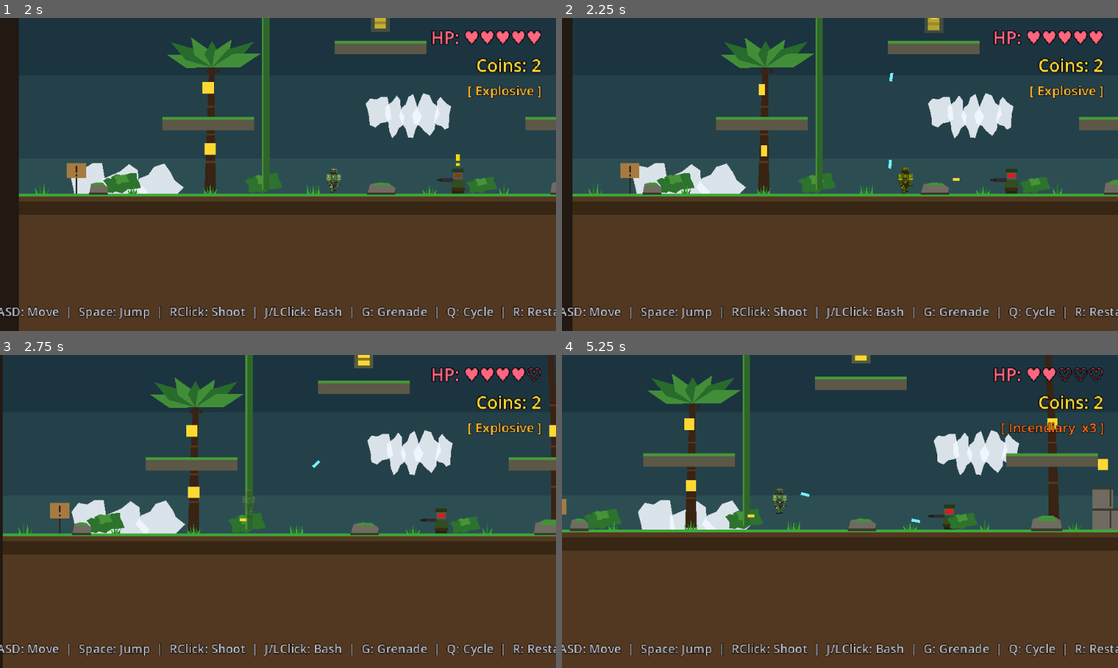
Above: before the commit, frames 1-4 (two rows, left to right).
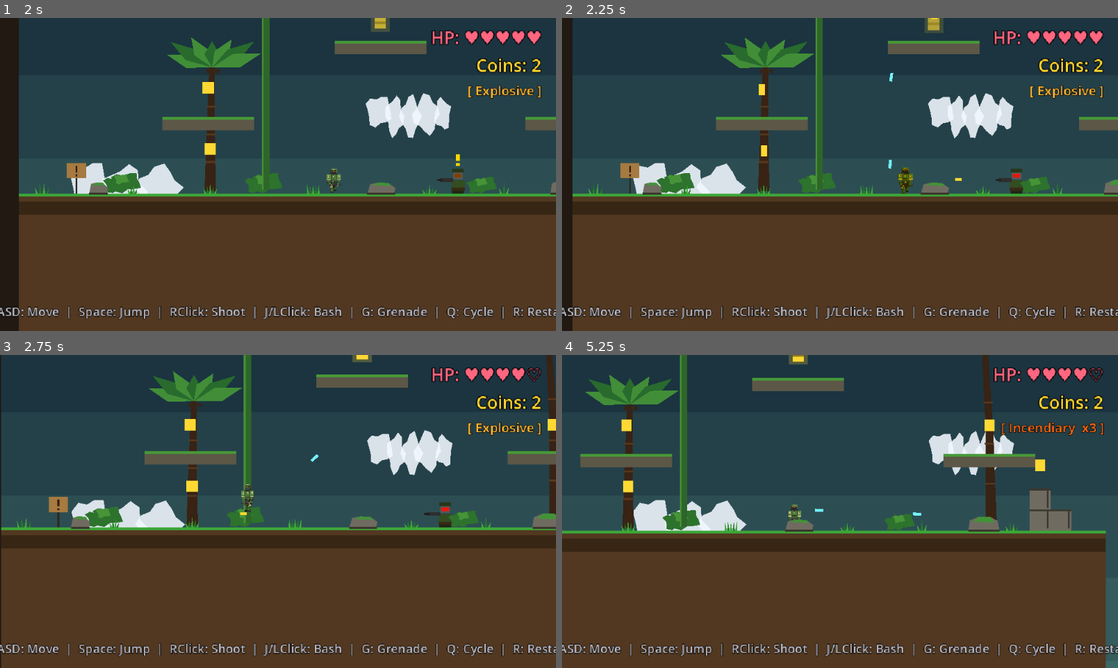
Above: after the commit, the same moments.

Repository: Crapula1/2d-platformer
Game: Godot game, scene res://scenes/Main.tscn
Two runs of this game, one before a commit and one after it. Both use one fixed random seed, a clock stepped at 60 frames per second and the inputs below.
Inputs (mouse positions are in pixels of both pictures, inside the frame that each line leads up to):
- Up to frame 1 (2 s): move the mouse to (400, 158) at 0.52 s; hold Right mouse button (shoot) 0.53-1.28 s; hold D (move_right) from 0.53 s (still down); tap J (attack) at 0.6, 1.55 s; tap Space (jump) at 0.77, 1.52 s; move the mouse to (166, 190) at 1.27 s; right-click (166, 190) at 1.35 s
- Up to frame 2 (2.25 s): move the mouse to (895, 105) at 2.02 s; release D (move_right) at 2.03 s; hold A (move_left) from 2.03 s (still down); hold Right mouse button (shoot) from 2.03 s (still down); tap J (attack) at 2.1 s
- Up to frame 3 (2.75 s): keep holding A (move_left); keep holding Right mouse button (shoot)
- Up to frame 4 (5.25 s): move the mouse to (812, 574) at 2.77 s; release A (move_left) at 2.78 s; release Right mouse button (shoot) at 2.78 s; hold D (move_right) 2.78-4.28 s; tap S (crouch) at 2.85 s; tap Space (jump) at 3.02, 3.77, 4.52 s; tap J (attack) at 3.05, 4.55 s; move the mouse to (1006, 558) at 3.52 s; hold Right mouse button (shoot) 3.53-4.28 s; tap Q (cycle_grenade) at 3.6 s; move the mouse to (673, 464) at 4.27 s; hold A (move_left) 4.28-5.03 s; tap E (interact) at 4.35 s; move the mouse to (867, 511) at 5.02 s; hold D (move_right) from 5.03 s (still down); hold Right mouse button (shoot) from 5.03 s (still down)

Frame 1 is identical in both runs. In frame 2, 0.2% of the frame differs, in the area x 70-83%, y 48-57%; in frame 3, 12%; in frame 4, 15%, in the area x 0-100%, y 0-100%.

Commit message:
feat: smarter soldiers + JetTrooper mini-boss with tracking jetpack
RangeSoldier:
- Lead-target shooting (was strictly horizontal) — now predicts the
  player's position over the bullet's flight time and aims accordingly,
  clamped to the facing hemisphere so they can't shoot backward.
- Light combat strafe — sine-driven sidestep keeps them less stationary.

New JetTrooper enemy (mini-boss):
- Hovers via a steering-style jetpack (seek + damping), ignores gravity
  while alive, drops under gravity on death.
- 2D pursuit: hovers above the player's head at preferred distance/altitude
  and side-flanks them in attack range.
- Burst-fire with target leading + small spread.
- State machine: IDLE -> ALERT -> CHASE -> ATTACK with a STAGGER on hit.
- Visible thrust flame pulse, cyan->orange->red visor by state, antenna,
  explosive death effect.
- Larger sprite (20x30), beefier HP, separate scene/script.

Placed two JetTroopers in level 1: one patrolling over the big pit
gauntlet (10 HP), one guarding the exit (14 HP).

Co-Authored-By: Claude Opus 4.7 <noreply@anthropic.com>

Diff:
--- /dev/null
+++ b/scenes/JetTrooper.tscn
@@ -0,0 +1,160 @@
+[gd_scene load_steps=4 format=3]
+
+[ext_resource type="Script" path="res://scripts/JetTrooper.gd" id="1_jet"]
+
+[sub_resource type="RectangleShape2D" id="body_shape"]
+size = Vector2(20, 30)
+
+[sub_resource type="RectangleShape2D" id="hurt_shape"]
+size = Vector2(22, 30)
+
+[node name="JetTrooper" type="CharacterBody2D"]
+collision_layer = 12
+collision_mask = 1
+script = ExtResource("1_jet")
+
+[node name="Body" type="Node2D" parent="."]
+
+[node name="Backpack" type="ColorRect" parent="Body"]
+offset_left = -12.0
+offset_top = -8.0
+offset_right = -6.0
+offset_bottom = 8.0
+color = Color(0.18, 0.22, 0.30, 1)
+
+[node name="BackpackRim" type="ColorRect" parent="Body"]
+offset_left = -12.0
+offset_top = -8.0
+offset_right = -6.0
+offset_bottom = -6.0
+color = Color(0.35, 0.55, 0.85, 1)
+
+[node name="ThrusterL" type="ColorRect" parent="Body"]
+offset_left = -11.0
+offset_top = 8.0
+offset_right = -8.0
+offset_bottom = 12.0
+color = Color(0.45, 0.45, 0.50, 1)
+
+[node name="ThrusterR" type="ColorRect" parent="Body"]
+offset_left = -8.0
+offset_top = 8.0
+offset_right = -5.0
+offset_bottom = 12.0
+color = Color(0.45, 0.45, 0.50, 1)
+
+[node name="ThrustFlame" type="Polygon2D" parent="Body"]
+color = Color(1.0, 0.55, 0.12, 0.95)
+polygon = PackedVector2Array(-11, 12, -5, 12, -6, 22, -8, 28, -10, 22)
+
+[node name="Legs" type="ColorRect" parent="Body"]
+offset_left = -5.0
+offset_top = 10.0
+offset_right = 7.0
+offset_bottom = 14.0
+color = Color(0.10, 0.13, 0.18, 1)
+
+[node name="Belt" type="ColorRect" parent="Body"]
+offset_left = -6.0
+offset_top = 7.0
+offset_right = 8.0
+offset_bottom = 10.0
+color = Color(0.22, 0.17, 0.08, 1)
+
+[node name="Torso" type="ColorRect" parent="Body"]
+offset_left = -6.0
+offset_top = -2.0
+offset_right = 8.0
+offset_bottom = 7.0
+color = Color(0.22, 0.30, 0.42, 1)
+
+[node name="ChestStripe" type="ColorRect" parent="Body"]
+offset_left = -1.0
+offset_top = -2.0
+offset_right = 3.0
+offset_bottom = 7.0
+color = Color(0.95, 0.65, 0.15, 1)
+
+[node name="Faceplate" type="ColorRect" parent="Body"]
+offset_left = -4.0
+offset_top = -10.0
+offset_right = 6.0
+offset_bottom = -2.0
+color = Color(0.42, 0.42, 0.46, 1)
+
+[node name="Visor" type="ColorRect" parent="Body"]
+offset_left = -3.0
+offset_top = -9.0
+offset_right = 5.0
+offset_bottom = -5.0
+color = Color(0.10, 0.35, 0.55, 1)
+
+[node name="Helmet" type="ColorRect" parent="Body"]
+offset_left = -5.0
+offset_top = -14.0
+offset_right = 7.0
+offset_bottom = -10.0
+color = Color(0.16, 0.22, 0.32, 1)
+
+[node name="Antenna" type="ColorRect" parent="Body"]
+offset_left = 5.0
+offset_top = -19.0
+offset_right = 6.0
+offset_bottom = -14.0
+color = Color(0.30, 0.30, 0.32, 1)
+
+[node name="AntennaTip" type="ColorRect" parent="Body"]
+offset_left = 4.0
+offset_top = -20.0
+offset_right = 7.0
+offset_bottom = -18.0
+color = Color(1.0, 0.30, 0.10, 1)
+
+[node name="Gun" type="ColorRect" parent="Body"]
+offset_left = 6.0
+offset_top = -3.0
+offset_right = 22.0
+offset_bottom = 1.0
+color = Color(0.16, 0.16, 0.18, 1)
+
+[node name="GunBarrel" type="ColorRect" parent="Body"]
+offset_left = 18.0
+offset_top = -2.0
+offset_right = 26.0
+offset_bottom = 0.0
+color = Color(0.10, 0.10, 0.12, 1)
+
+[node name="GunMuzzle" type="Marker2D" parent="Body"]
+position = Vector2(26, -1)
+
+[node name="AlertIndicator" type="Node2D" parent="."]
+position = Vector2(0, -26)
+visible = false
+
+[node name="Dot" type="ColorRect" parent="AlertIndicator"]
+offset_left = -2.0
+offset_top = 3.0
+offset_right = 2.0
+offset_bottom = 6.0
+color = Color(1.0, 0.85, 0.0, 1)
+
+[node name="Bar" type="ColorRect" parent="AlertIndicator"]
+offset_left = -2.0
+offset_top = -6.0
+offset_right = 2.0
+offset_bottom = 1.0
+color = Color(1.0, 0.85, 0.0, 1)
+
+[node name="CollisionShape2D" type="CollisionShape2D" parent="."]
+shape = SubResource("body_shape")
+
+[node name="SightRay" type="RayCast2D" parent="."]
+target_position = Vector2(360, 0)
+collision_mask = 3
+
+[node name="Hurtbox" type="Area2D" parent="."]
+collision_layer = 4
+collision_mask = 32
+
+[node name="CollisionShape2D" type="CollisionShape2D" parent="Hurtbox"]
+shape = SubResource("hurt_shape")
--- /dev/null
+++ b/scripts/JetTrooper.gd
@@ -0,0 +1,304 @@
+extends CharacterBody2D
+class_name JetTrooper
+
+# Jetpack mini-boss. Hovers, chases the player in 2D, leads shots, and only
+# falls under gravity once it dies.
+
+enum State { IDLE, ALERT, CHASE, ATTACK, STAGGER, DEAD }
+
+@export var max_health: int = 9
+@export var contact_damage: int = 1
+@export var bullet_damage: int = 1
+@export var bullet_speed: float = 340.0
+
+@export var sight_range: float = 360.0
+@export var attack_range: float = 300.0
+@export var preferred_distance: float = 180.0
+@export var preferred_altitude: float = -60.0  # hover above the player's head
+
+@export var thrust_force: float = 720.0
+@export var max_speed: float = 200.0
+@export var damping: float = 4.5
+@export var hover_bob_amp: float = 6.0
+
+@export var fire_rate: float = 1.4
+@export var burst_count: int = 3
+@export var burst_interval: float = 0.12
+@export var burst_cooldown: float = 0.9
+@export var spread: float = 0.06
+
+@export var alert_time: float = 0.45
+@export var stagger_time: float = 0.35
+
+const BULLET_SCENE = preload("res://scenes/Bullet.tscn")
+const EXPLOSIVE_EFFECT_SCENE = preload("res://scenes/ExplosiveEffect.tscn")
+
+var gravity: float = ProjectSettings.get_setting("physics/2d/default_gravity")
+var state: State = State.IDLE
+var current_health: int
+var is_dead: bool = false
+var direction: int = 1
+var start_position: Vector2
+var player: Player = null
+var fire_timer: float = 0.0
+var alert_timer: float = 0.0
+var stagger_timer: float = 0.0
+var burst_left: int = 0
+var burst_timer: float = 0.0
+var bob_phase: float = 0.0
+
+@onready var body_visual: Node2D = $Body
+@onready var visor: ColorRect = $Body/Visor
+@onready var gun_muzzle: Marker2D = $Body/GunMuzzle
+@onready var thrust_flame: Polygon2D = $Body/ThrustFlame
+@onready var alert_indicator: Node2D = $AlertIndicator
+@onready var sight_ray: RayCast2D = $SightRay
+
+func _ready() -> void:
+	current_health = max_health
+	start_position = global_position
+	bob_phase = randf() * TAU
+	add_to_group("enemy")
+	_find_player()
+
+func _find_player() -> void:
+	player = get_tree().get_first_node_in_group("player") as Player
+
+func _physics_process(delta: float) -> void:
+	if is_dead:
+		velocity.y += gravity * delta
+		velocity.x = move_toward(velocity.x, 0, 200 * delta)
+		move_and_slide()
+		return
+
+	if player == null or not is_instance_valid(player):
+		_find_player()
+
+	_update_timers(delta)
+	_update_state()
+	_run_state(delta)
+	velocity.x = clampf(velocity.x, -max_speed, max_speed)
+	velocity.y = clampf(velocity.y, -max_speed, max_speed)
+	move_and_slide()
+	_update_visuals(delta)
+
+func _update_timers(delta: float) -> void:
+	bob_phase += delta * 3.2
+	if fire_timer > 0: fire_timer -= delta
+	if alert_timer > 0: alert_timer -= delta
+	if stagger_timer > 0: stagger_timer -= delta
+	if burst_timer > 0: burst_timer -= delta
+
+func _update_state() -> void:
+	if stagger_timer > 0:
+		_set_state(State.STAGGER)
+		return
+	if player == null or player.is_dead:
+		_set_state(State.IDLE)
+		return
+
+	var dist: float = global_position.distance_to(player.global_position)
+	var can_see: bool = _has_line_of_sight(dist)
+
+	match state:
+		State.IDLE:
+			if can_see and dist <= sight_range:
+				_set_state(State.ALERT)
+		State.ALERT:
+			if alert_timer <= 0:
+				_set_state(State.CHASE)
+		State.CHASE:
+			if dist > sight_range * 1.4:
+				_set_state(State.IDLE)
+			elif can_see and dist <= attack_range:
+				_set_state(State.ATTACK)
+		State.ATTACK:
+			if not can_see or dist > attack_range * 1.2:
+				_set_state(State.CHASE)
+		State.STAGGER:
+			if stagger_timer <= 0:
+				_set_state(State.CHASE)
+		_:
+			pass
+
+func _set_state(new_state: State) -> void:
+	if new_state == state:
+		return
+	state = new_state
+	match state:
+		State.IDLE:
+			alert_indicator.visible = false
+		State.ALERT:
+			alert_timer = alert_time
+			alert_indicator.visible = true
+			fire_timer = alert_time + 0.1
+		State.CHASE:
+			alert_indicator.visible = false
+		State.ATTACK:
+			alert_indicator.visible = false
+		State.STAGGER:
+			alert_indicator.visible = false
+
+func _run_state(delta: float) -> void:
+	match state:
+		State.IDLE:
+			_hover_to(start_position, delta, 0.45)
+		State.ALERT:
+			# Brace + face the player while the alert plays out.
+			if player:
+				direction = int(sign(player.global_position.x - global_position.x))
+				if direction == 0: direction = 1
+			_hover_to(global_position, delta, 0.9)
+		State.CHASE:
+			_chase(delta)
+		State.ATTACK:
+			_attack(delta)
+		State.STAGGER:
+			# Cut thrust briefly — the trooper sags.
+			velocity.y = move_toward(velocity.y, 80.0, thrust_force * 0.5 * delta)
+			velocity.x = move_toward(velocity.x, 0, thrust_force * delta)
+
+func _chase(delta: float) -> void:
+	if player == null: return
+	var target: Vector2 = player.global_position + Vector2(0, preferred_altitude)
+	_thrust_toward(target, delta)
+	direction = int(sign(player.global_position.x - global_position.x))
+	if direction == 0: direction = 1
+
+func _attack(delta: float) -> void:
+	if player == null: return
+	# Hold preferred distance off the player's flank at altitude.
+	var side: int = -1 if global_position.x < player.global_position.x else 1
+	# If we are very close, side flips to push us back out; if far, stay close.
+	var target: Vector2 = player.global_position + Vector2(side * preferred_distance, preferred_altitude)
+	# Add a bob so we don't sit perfectly still and become trivial.
+	target.y += sin(bob_phase) * hover_bob_amp
+	_thrust_toward(target, delta, 0.85)
+	direction = int(sign(player.global_position.x - global_position.x))
+	if direction == 0: direction = 1
+	_try_fire()
+
+func _hover_to(target: Vector2, delta: float, strength: float = 0.6) -> void:
+	_thrust_toward(target + Vector2(0, sin(bob_phase) * hover_bob_amp), delta, strength)
+
+func _thrust_toward(target: Vector2, delta: float, strength: float = 1.0) -> void:
+	var to_target: Vector2 = target - global_position
+	var desired: Vector2 = to_target.limit_length(max_speed)
+	# Steer current velocity toward desired (seek behavior with damping).
+	var steer: Vector2 = (desired - velocity) * strength
+	velocity += steer.limit_length(thrust_force * delta)
+	# Damping so we settle instead of overshooting forever.
+	velocity = velocity.move_toward(Vector2.ZERO, damping * delta)
+	# Always counter gravity since we're a jetpack unit.
+	# (No additional gravity applied — we ignore it while alive.)
+
+func _try_fire() -> void:
+	if burst_left > 0 and burst_timer <= 0:
+		_shoot()
+		burst_left -= 1
+		burst_timer = burst_interval
+		if burst_left == 0:
+			fire_timer = burst_cooldown
+	elif burst_left == 0 and fire_timer <= 0:
+		burst_left = burst_count
+		burst_timer = 0.0
+
+func _shoot() -> void:
+	if player == null: return
+	var bullet := BULLET_SCENE.instantiate() as Area2D
+	get_parent().add_child(bullet)
+	bullet.global_position = gun_muzzle.global_position
+
+	# Lead the target.
+	var to_p: Vector2 = player.global_position - gun_muzzle.global_position
+	var t: float = clampf(to_p.length() / bullet_speed, 0.0, 0.7)
+	var predicted: Vector2 = player.global_position + player.velocity * t
+	var aim: Vector2 = (predicted - gun_muzzle.global_position).normalized()
+	if spread > 0.0:
+		var ang: float = aim.angle() + randf_range(-spread, spread)
+		aim = Vector2(cos(ang), sin(ang))
+	bullet.setup(aim, bullet_speed, bullet_damage)
+
+func _has_line_of_sight(dist: float) -> bool:
+	if player == null or dist > sight_range:
+		return false
+	sight_ray.target_position = to_local(player.global_position)
+	sight_ray.force_raycast_update()
+	if not sight_ray.is_colliding():
+		return true
+	return sight_ray.get_collider() == player
+
+func get_damage() -> int:
+	return contact_damage
+
+func take_damage(amount: int, source_pos: Vector2) -> void:
+	if is_dead:
+		return
+	current_health -= amount
+	stagger_timer = stagger_time
+
+	var knockback: Vector2 = (global_position - source_pos).normalized() * 180.0
+	velocity = velocity * 0.4 + knockback
+	_flash_hit()
+	if current_health <= 0:
+		_die()
+
+func stun(duration: float) -> void:
+	if is_dead: return
+	stagger_timer = maxf(stagger_timer, duration)
+	body_visual.modulate = Color(0.45, 0.85, 2.0)
+	get_tree().create_timer(0.12).timeout.connect(func() -> void:
+		if is_instance_valid(self) and not is_dead:
+			body_visual.modulate = Color.WHITE
+	)
+
+func _flash_hit() -> void:
+	body_visual.modulate = Color(2.5, 2.5, 2.5)
+	get_tree().create_timer(0.07).timeout.connect(func() -> void:
+		if is_instance_valid(self) and not is_dead:
+			body_visual.modulate = Color.WHITE
+	)
+
+func _die() -> void:
+	is_dead = true
+	body_visual.modulate = Color(0.4, 0.4, 0.4)
+	thrust_flame.visible = false
+	alert_indicator.visible = false
+	$CollisionShape2D.set_deferred("disabled", true)
+	$Hurtbox/CollisionShape2D.set_deferred("disabled", true)
+	collision_layer = 0
+	collision_mask = 1
+	# Spectacular finish — explosive effect on death.
+	var fx := EXPLOSIVE_EFFECT_SCENE.instantiate() as Node2D
+	get_parent().add_child(fx)
+	fx.global_position = global_position
+	get_tree().create_timer(1.6).timeout.connect(func() -> void:
+		if is_instance_valid(self): queue_free()
+	)
+
+func _update_visuals(delta: float) -> void:
+	body_visual.scale.x = float(direction)
+
+	if is_dead:
+		return
+
+	# Pulse the thrust flame for life.
+	var t := 0.85 + 0.35 * sin(Time.get_ticks_msec() * 0.045)
+	thrust_flame.scale = Vector2(1.0, t)
+	thrust_flame.visible = state != State.STAGGER
+
+	match state:
+		State.IDLE:
+			visor.color = Color(0.10, 0.35, 0.55)
+		State.ALERT:
+			# Cyan blink
+			var c: float = 0.5 + 0.5 * sin(Time.get_ticks_msec() * 0.025)
+			visor.color = Color(0.2, 0.6 + c * 0.4, 1.0)
+		State.CHASE:
+			visor.color = Color(1.0, 0.55, 0.15)
+		State.ATTACK:
+			visor.color = Color(1.0, 0.18, 0.12)
+		State.STAGGER:
+			visor.color = Color(0.4, 0.4, 0.4)
+		_:
+			pass
--- a/scripts/Level.gd
+++ b/scripts/Level.gd
@@ -11,6 +11,7 @@
 const MOVING_PLATFORM_SCRIPT := preload("res://scripts/MovingPlatform.gd")
 const BREAK_PLATFORM_SCRIPT  := preload("res://scripts/BreakPlatform.gd")
 const RANGE_SOLDIER_SCENE    := preload("res://scenes/RangeSoldier.tscn")
+const JET_TROOPER_SCENE      := preload("res://scenes/JetTrooper.tscn")
 const COIN_SCENE             := preload("res://scenes/Coin.tscn")
 const SPIKE_SCENE            := preload("res://scenes/Spike.tscn")
 const POWERUP_SCENE          := preload("res://scenes/PowerUp.tscn")
@@ -444,6 +445,13 @@
 	# A range soldier rooted in place — sees and shoots, doesn't wander.
 	_add_soldier(x, y, 1.0, 0.0)
 
+func _add_jet_trooper(x: float, y: float, hp: int = 9) -> void:
+	# Mini-boss: hovers, chases in 2D, fires lead shots.
+	var jt := JET_TROOPER_SCENE.instantiate() as JetTrooper
+	jt.position = Vector2(x, y)
+	jt.max_health = hp
+	$Enemies.add_child(jt)
+
 func _add_coin(x: float, y: float) -> void:
 	var c := COIN_SCENE.instantiate()
 	c.position = Vector2(x, y)
@@ -1013,6 +1021,9 @@
 	# Hanging cable + pipe over the pit
 	_add_branch_h(3520.0, 60.0, 960.0)
 
+	# Mini-boss: a jet trooper patrols the airspace above the long pit.
+	_add_jet_trooper(4000.0, 180.0, 10)
+
 # -----------------------------------------------------------------------------
 # Section G — Mixed challenge (4500..5200): mixed platforms, enemies,
 # Lever + Door gating the end, pulsing electric between high platforms.
@@ -1101,6 +1112,9 @@
 
 	# Final grenade resupply right before the exit
 	_add_grenade_pickup(5780.0, 366.0, 0)
+
+	# Final mini-boss guarding the exit — heavier jet trooper.
+	_add_jet_trooper(5800.0, 200.0, 14)
 
 	# Exit door
 	_add_exit(5900.0, 370.0)
--- a/scripts/RangeSoldier.gd
+++ b/scripts/RangeSoldier.gd
@@ -155,9 +155,13 @@
 		direction = sign(player.global_position.x - global_position.x)
 
 func _combat() -> void:
-	velocity.x = move_toward(velocity.x, 0, 500)
 	if player:
 		direction = sign(player.global_position.x - global_position.x)
+		# Light strafe — sidestep to keep the player guessing.
+		var strafe := sin(Time.get_ticks_msec() * 0.004) * patrol_speed * 0.55
+		velocity.x = move_toward(velocity.x, strafe, 400)
+	else:
+		velocity.x = move_toward(velocity.x, 0, 500)
 	if fire_timer <= 0:
 		_shoot(0.0)
 		fire_timer = 1.0 / fire_rate
@@ -177,10 +181,22 @@
 	get_parent().add_child(bullet)
 	bullet.global_position = gun_muzzle.global_position
 
+	# Lead the target: aim at where the player will be in the bullet's flight time.
 	var shoot_dir := Vector2(float(direction), 0)
+	if player != null:
+		var to_p: Vector2 = player.global_position - gun_muzzle.global_position
+		var t: float = clampf(to_p.length() / bullet_speed, 0.0, 0.6)
+		var predicted: Vector2 = player.global_position + player.velocity * t
+		var aim: Vector2 = (predicted - gun_muzzle.global_position)
+		if aim.length() > 1.0:
+			shoot_dir = aim.normalized()
+			# Don't fire backward — clamp to facing hemisphere.
+			if sign(shoot_dir.x) != direction and direction != 0:
+				shoot_dir.x = float(direction) * 0.35
+				shoot_dir = shoot_dir.normalized()
 	if spread > 0:
-		shoot_dir.y = randf_range(-spread, spread)
-		shoot_dir = shoot_dir.normalized()
+		var ang: float = shoot_dir.angle() + randf_range(-spread, spread)
+		shoot_dir = Vector2(cos(ang), sin(ang))
 
 	bullet.setup(shoot_dir, bullet_speed, bullet_damage)
 
